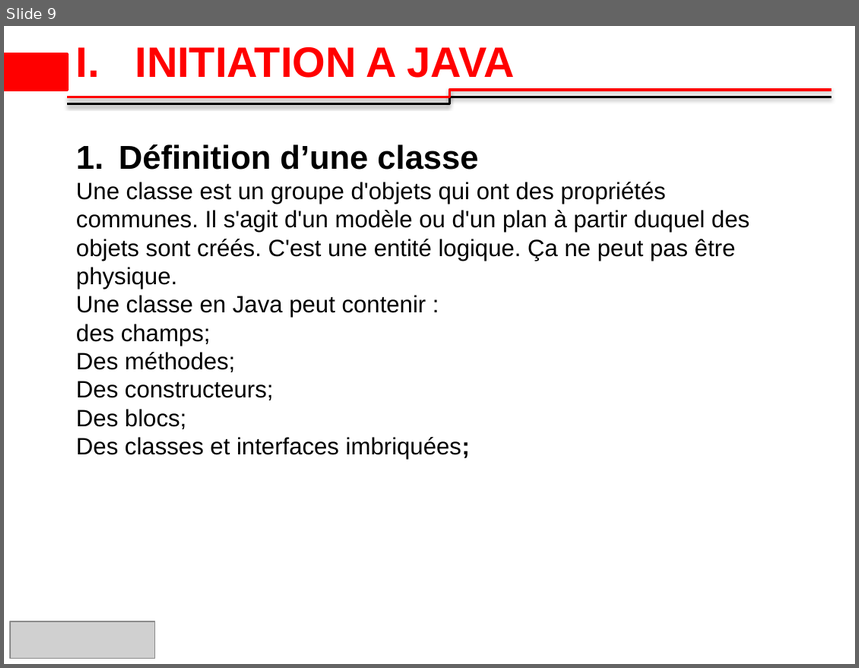
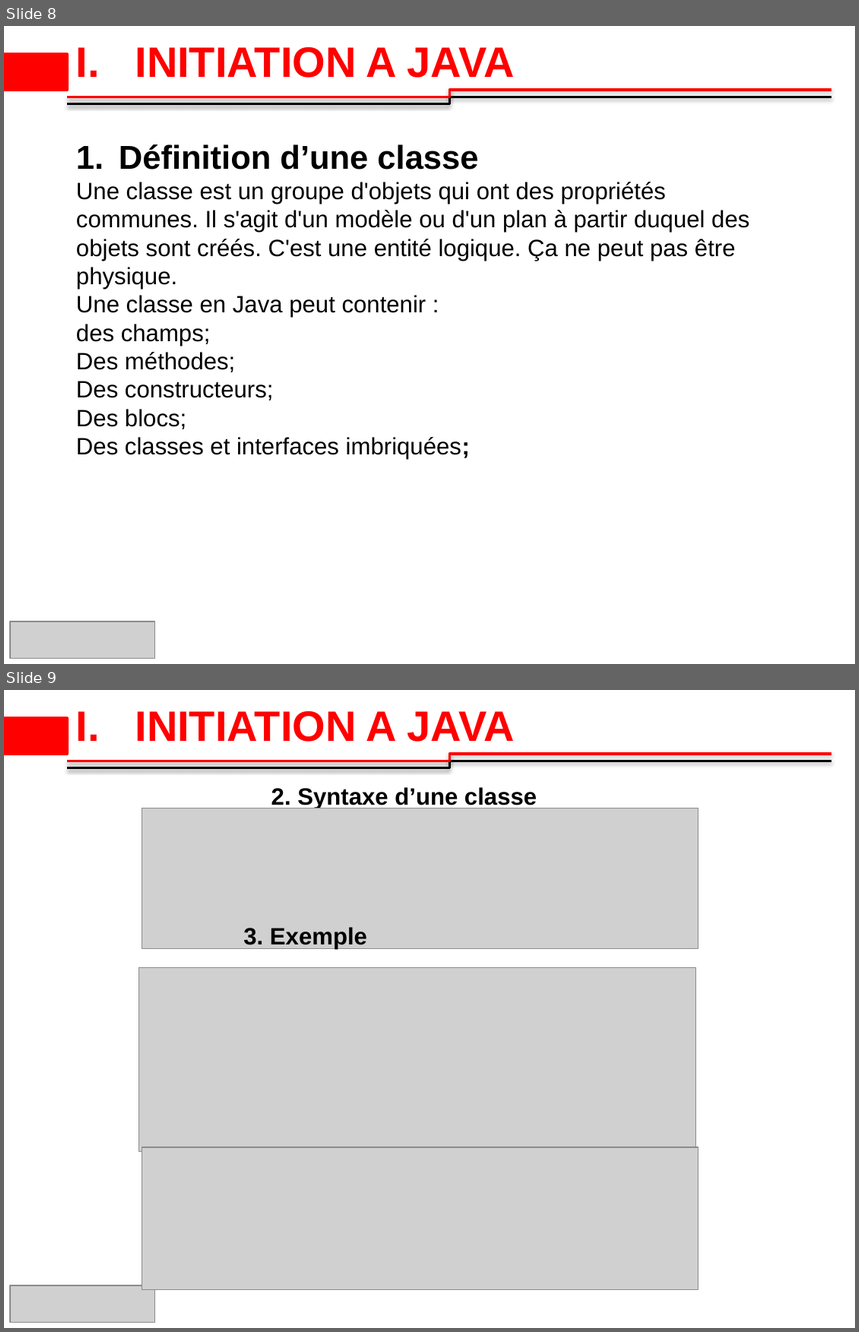
Before and after one commit to 2losky/Poo_Java, a slide deck: java-oop latest.pptx. Shown one above the other, each under a label of ours: slide 9 before the commit, slides 8 and 9 after it. The pictures are 859x668 and 859x1332 pixels, drawn with LibreOffice and Linux fonts; fonts in the diff are those of the drawing; grey boxes stand for pictures; background and template pictures are left out. Boxes give left, top, right and bottom in pixels: in the first picture for what was removed or moved away, otherwise in the second. Text is boxed around its words. In the diff, an @@ line names an element or a change of style, - is before the commit and + after.

Commit message:
objet, classe, methode

```diff
--- a/java-oop latest.pptx
+++ b/java-oop latest.pptx
@@ slide 9 added at box(4, 690, 855, 1328), background #FFFFFF; not listed: 3 template elements that a slide beside it also shows @@
@@ title added at box(76, 711, 515, 742), 36 pt, text #FF0000, bold @@
+I. INITIATION A JAVA
@@ text added at box(272, 787, 537, 810), 20 pt, text #000000, bold @@
+2. Syntaxe d’une classe
@@ picture added at box(142, 809, 699, 948) @@
@@ text added at box(243, 927, 367, 949), 20 pt, text #000000, bold @@
+3. Exemple
@@ picture added at box(139, 967, 696, 1151) @@
@@ picture added at box(142, 1148, 699, 1290) @@
@@ picture added at box(10, 1286, 154, 1322) @@
@@ what was slide 9 is now slide 8 @@
```
Also in this commit, not shown: 2 slides changed, 9 other slides added, 1 slide removed, 2 other files.
